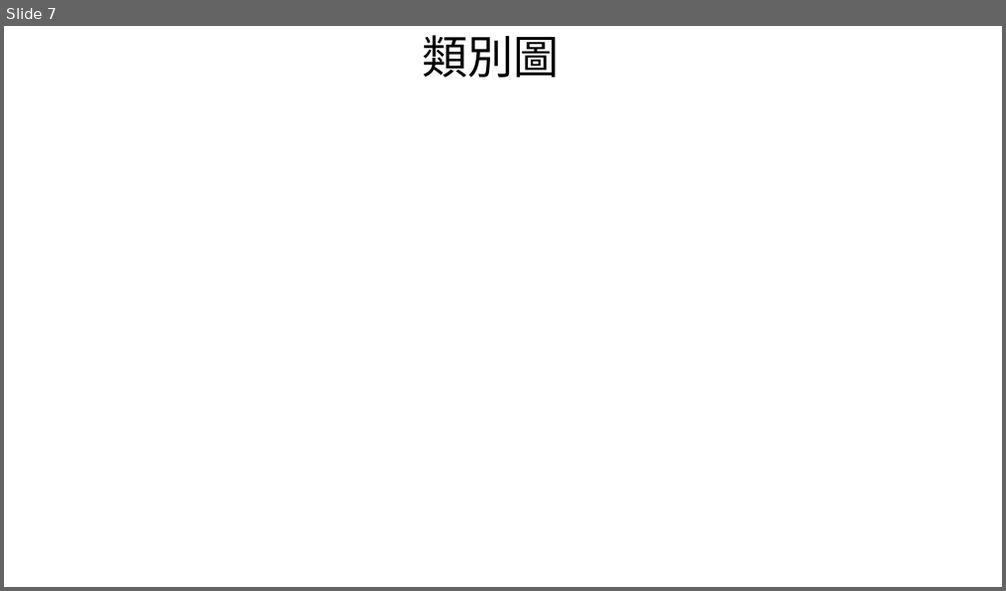
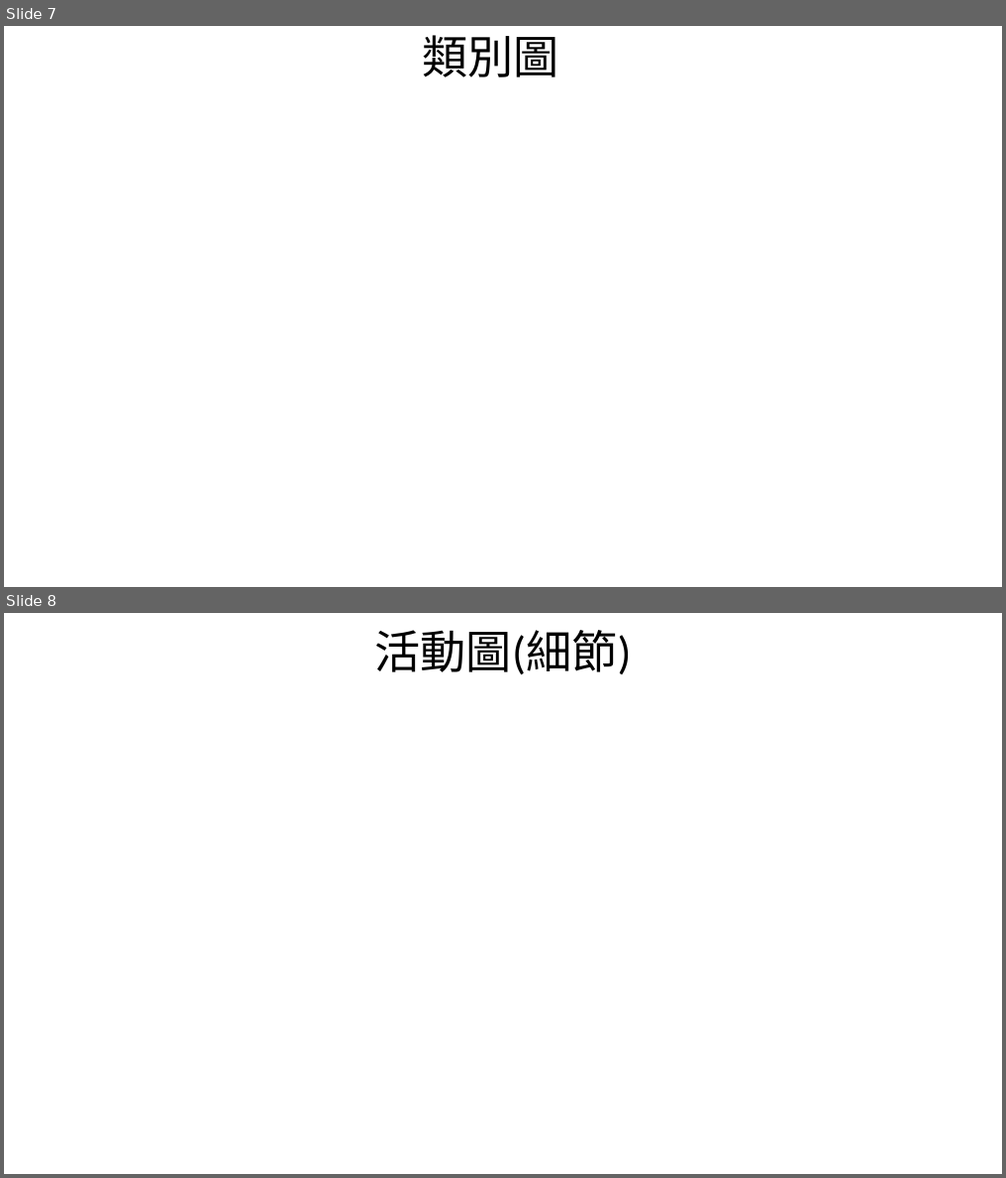
Before and after one commit to kai2june/CatchBoWebsite, a slide deck: CatchBo.pptx. Shown one above the other, each under a label of ours: slide 7 before the commit, slides 7 and 8 after it. The pictures are 1006x591 and 1006x1178 pixels, drawn with LibreOffice and Linux fonts; fonts in the diff are those of the drawing; background and template pictures are left out. Boxes give left, top, right and bottom in pixels: in the first picture for what was removed or moved away, otherwise in the second. Text is boxed around its words. In the diff, an @@ line names an element or a change of style, - is before the commit and + after.

```diff
--- a/CatchBo.pptx
+++ b/CatchBo.pptx
@@ slide 8 added at [4,613,1002,1174], background picture (left out) @@
@@ title added at [374,630,631,675], 44 pt, text #000000 @@
+活動圖(細節)
```
Also in this commit, not shown: 2 other slides added, 1 slide removed, 1 other file.
